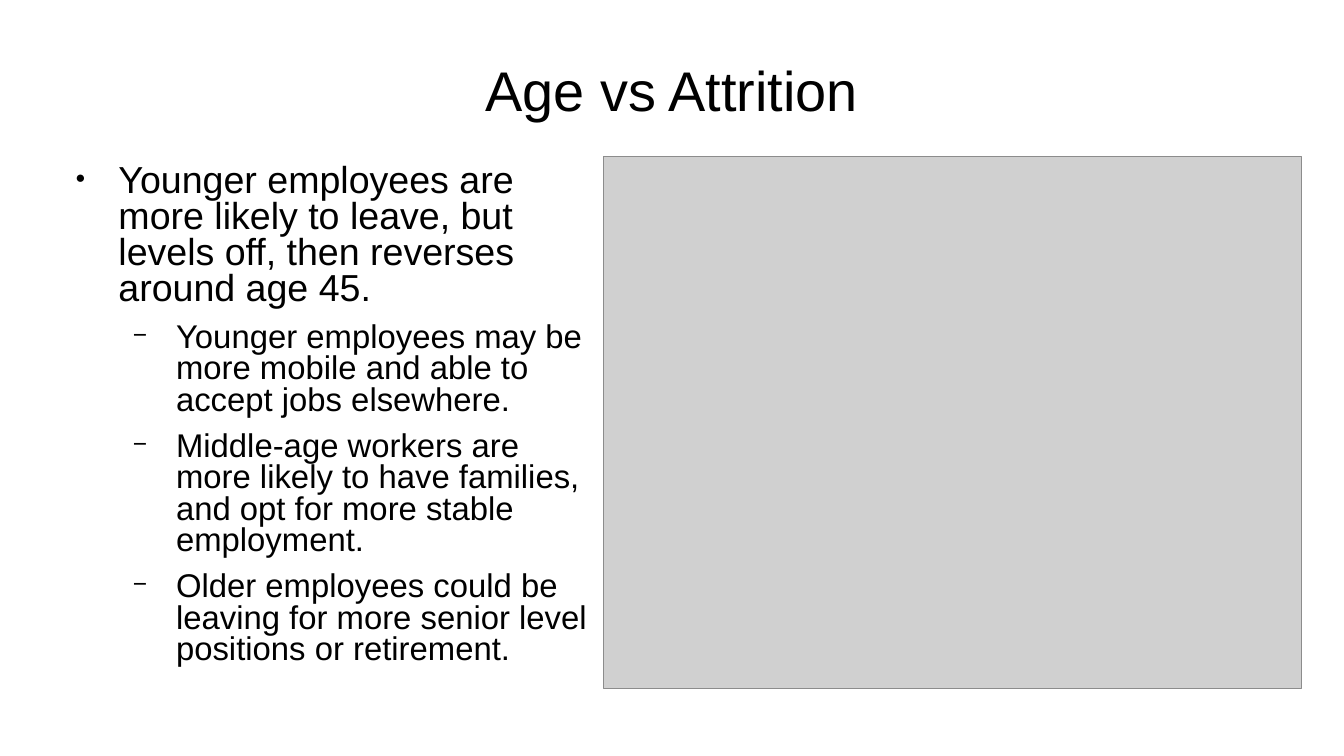
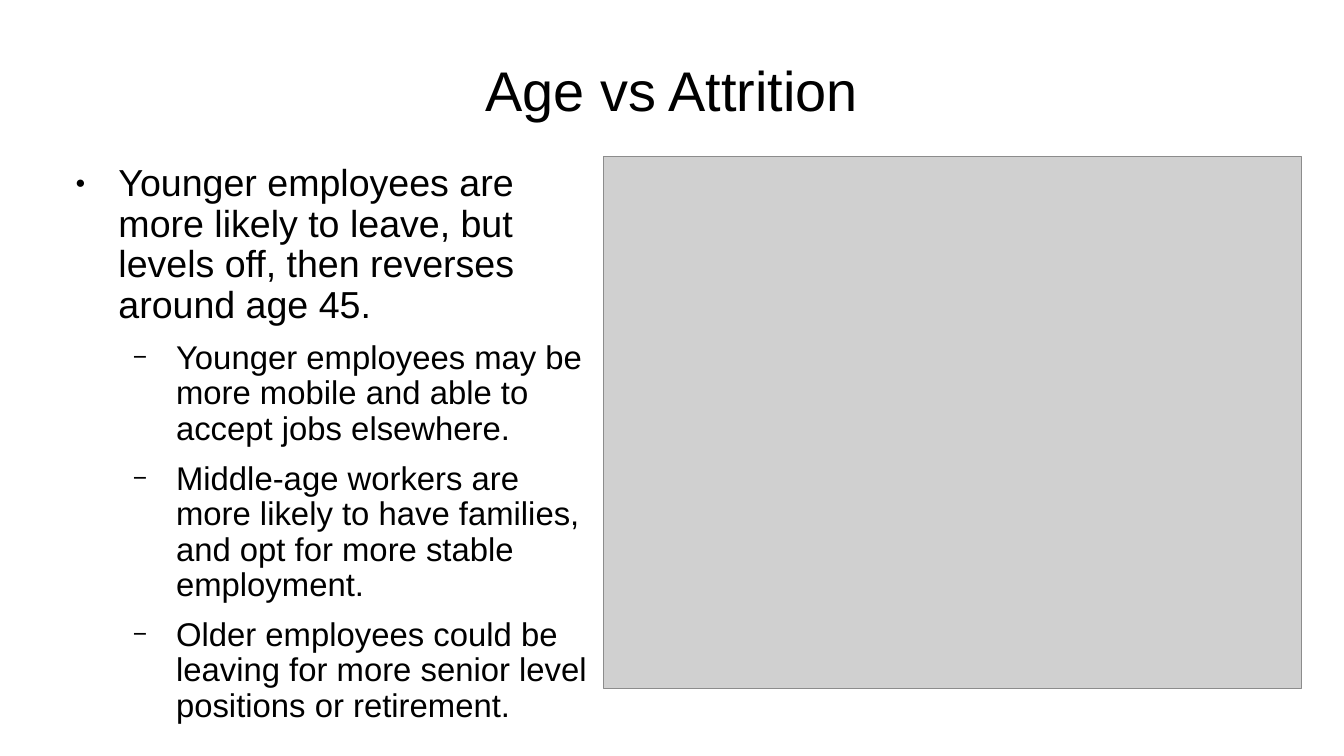
Before and after one commit to sbowler/project-one, a slide deck: slide 8 of presentations/project2_presentation.pptx. Drawn at 1344x756 pixels with LibreOffice and Linux fonts; fonts in the diff are those of the drawing; grey boxes stand for pictures; background and template pictures are left out. Boxes give left, top, right and bottom in pixels: in the first picture for what was removed or moved away, otherwise in the second. Text is boxed around its words. In the diff, an @@ line names an element or a change of style, - is before the commit and + after.

```diff
--- a/presentations/project2_presentation.pptx
+++ b/presentations/project2_presentation.pptx
@@ text "Younger employees are more likely ..." at [118,168,587,724]: line spacing 0.8 to 0.9 @@
```
Also in this commit, not shown: 7 other slides changed, 5 slides added.
